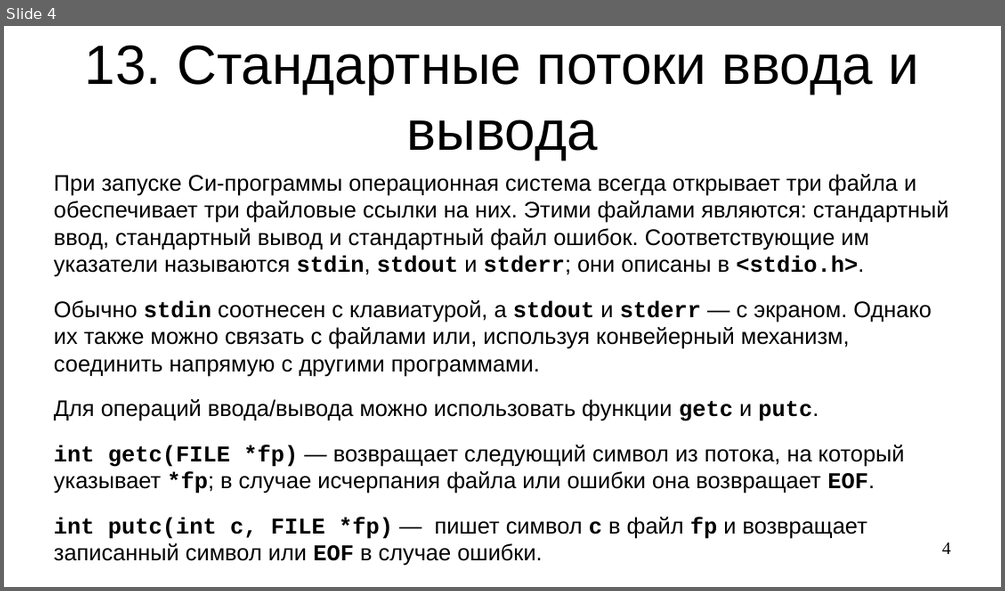
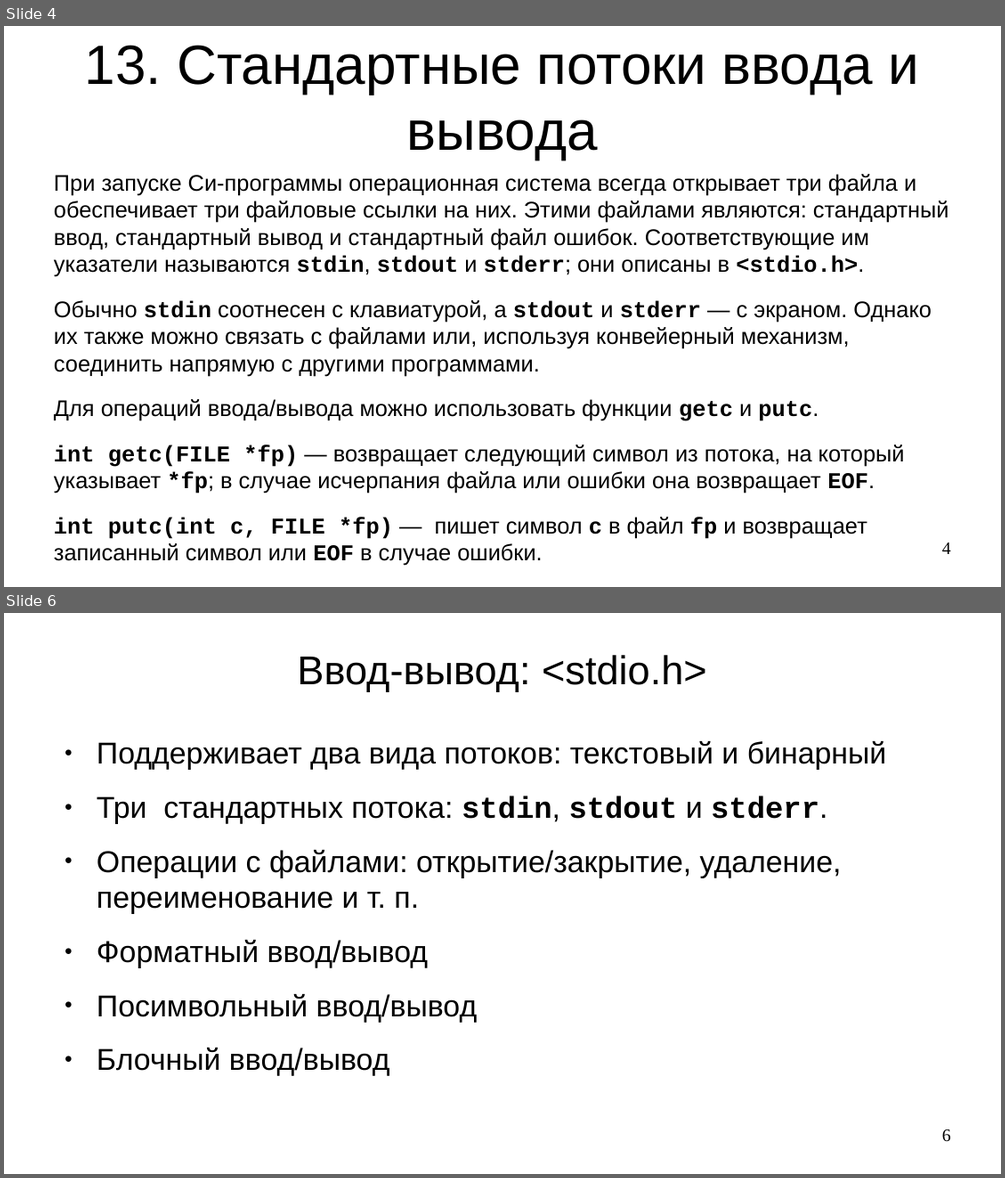
Before and after one commit to steelcraft/stud-lab, a slide deck: Лекции/CBCP01#L8.odp. Shown one above the other, each under a label of ours: slide 4 before the commit, slides 4 and 6 after it; the slides between them are not shown. The pictures are 1005x591 and 1005x1178 pixels, drawn with LibreOffice and Linux fonts; fonts in the diff are those of the drawing. Boxes give left, top, right and bottom in pixels: in the first picture for what was removed or moved away, otherwise in the second. Text is boxed around its words. In the diff, an @@ line names an element or a change of style, - is before the commit and + after.

```diff
--- a/Лекции/CBCP01#L8.odp
+++ b/Лекции/CBCP01#L8.odp
@@ slide 6 added at bbox=[4, 613, 1001, 1174], background #FFFFFF @@
@@ title added at bbox=[297, 655, 707, 692], 32 pt, text #000000 @@
+Ввод-вывод: <stdio.h>
@@ text added at bbox=[97, 741, 887, 1076], 24 pt, text #000000 @@
+● Поддерживает два вида потоков: текстовый и бинарный
+● Три стандартных потока: stdin, stdout и stderr.
+● Операции с файлами: открытие/закрытие, удаление, переименование и т. п.
+● Форматный ввод/вывод
+● Посимвольный ввод/вывод
+● Блочный ввод/вывод
@@ page number added at bbox=[942, 1129, 951, 1142], 14 pt, text #000000 @@
+6
```
Also in this commit, not shown: 1 slide changed, 8 other slides added.
